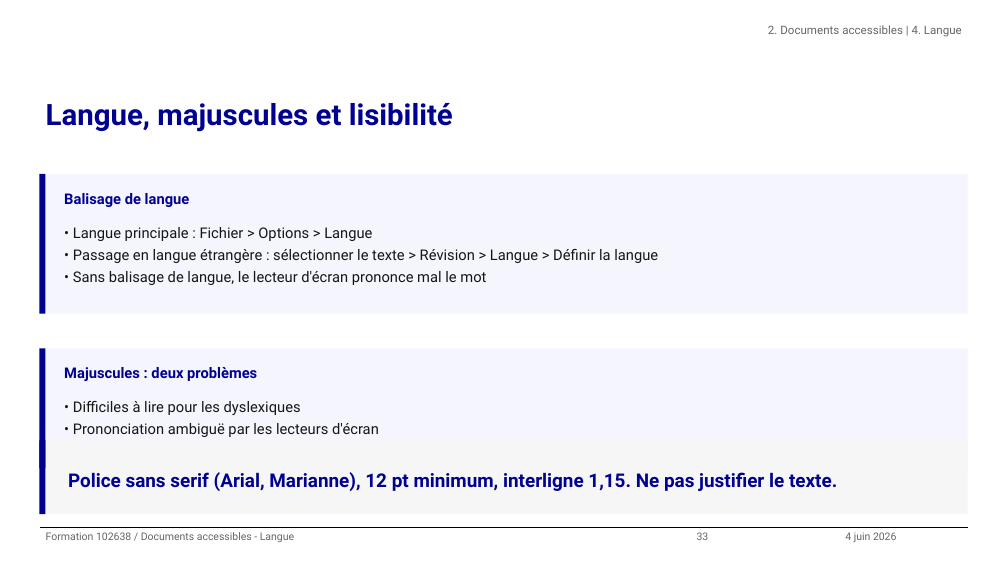
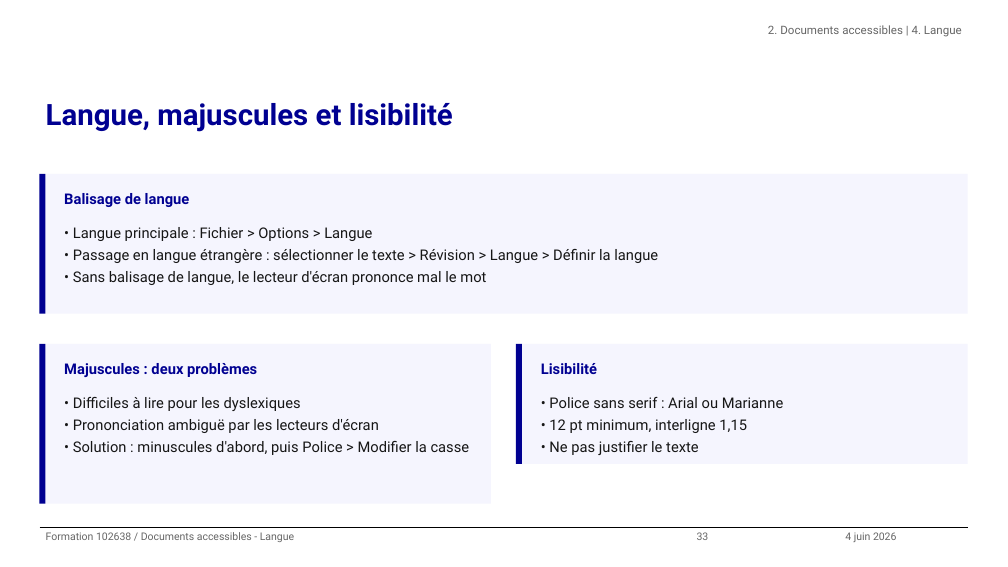
Before and after one commit to alexandra-guiderdoni/usine-fabrication-igpde-102846-ay11, a slide deck: slide 33 of formation-102638-juin-2026.pptx. Drawn at 1008x567 pixels with LibreOffice and Linux fonts; fonts in the diff are those of the drawing; background and template pictures are left out. Boxes give left, top, right and bottom in pixels: in the first picture for what was removed or moved away, otherwise in the second. Text is boxed around its words. In the diff, an @@ line names an element or a change of style, - is before the commit and + after.

```diff
--- a/formation-102638-juin-2026.pptx
+++ b/formation-102638-juin-2026.pptx
@@ rectangle: place and size @@
-rectangle at [39,349,45,469]
+rectangle at [39,344,45,504]
@@ rectangle: place and size @@
-rectangle at [45,349,968,469]
+rectangle at [45,344,491,504]
@@ text "Majuscules : deux problèmes": place and size @@
-text "Majuscules : deux problèmes" at [64,367,257,381]
+text "Majuscules : deux problèmes" at [64,363,257,377]
@@ rectangle: place and size @@
-rectangle at [39,441,45,514]
+rectangle at [516,344,522,464]
@@ rectangle: place and size @@
-rectangle at [45,441,968,514]
+rectangle at [522,344,967,464]
@@ rectangle at [522,344,967,464]: fill #F6F6F6 to #F5F5FE @@
@@ text "• Police sans serif : ..." at [549,397,783,455]: vertical alignment middle to top @@
@@ text added at [541,363,597,374], 14 pt, text #000091, bold @@
+Lisibilité
@@ text at [549,397,783,455]: text changed; size 18 to 14 pt; text colour #000091 to #161616; bold off @@
-Police sans serif (Arial, Marianne), 12 pt minimum, interligne 1,15. Ne pas justifier le texte.
+• Police sans serif : Arial ou Marianne
+• 12 pt minimum, interligne 1,15
+• Ne pas justifier le texte
@@ text at [73,441,470,455]: text changed @@
-• Solution : minuscules d'abord, puis Police > Modifier la casse > MAJUSCULES
+• Solution : minuscules d'abord, puis Police > Modifier la casse
```
Also in this commit, not shown: 9 other slides changed, 8 other files.
